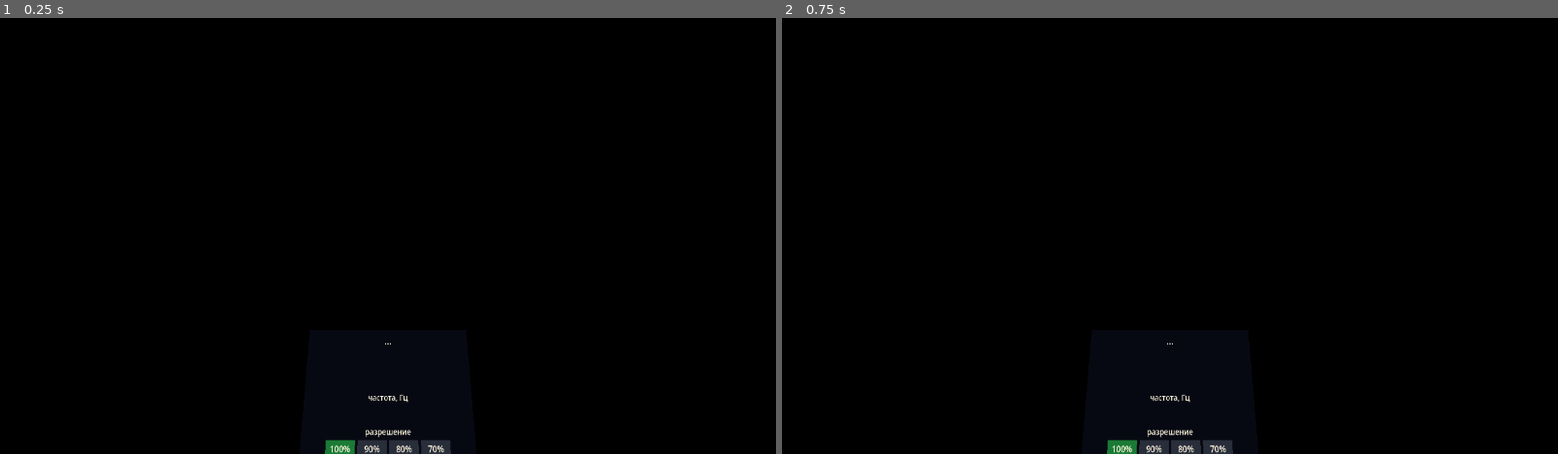
Above: before the commit, frames 1-2 (left to right).
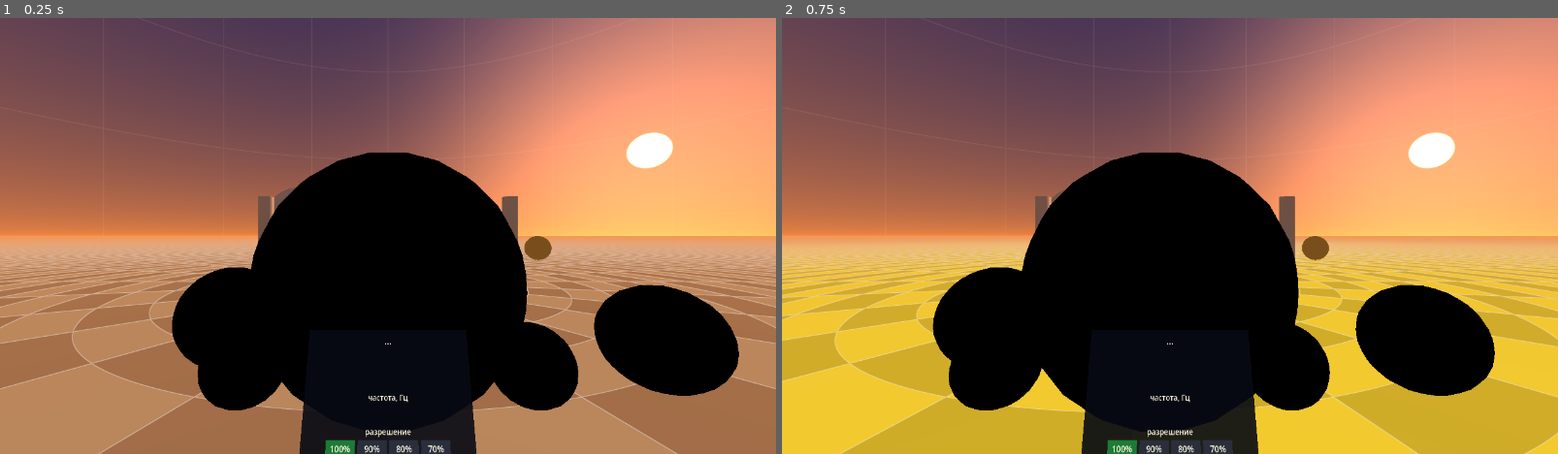
Above: after the commit, the same moments.

Repository: pomid0rko0/steam-frame-wromhole
Game: Godot game, scene res://main.tscn
Two runs of this game, one before a commit and one after it. Both use one fixed random seed, a clock stepped at 60 frames per second and the inputs below.
Inputs (mouse positions are in pixels of both pictures, inside the frame that each line leads up to):
- Up to frame 1 (0.25 s): no input
- Up to frame 2 (0.75 s): tap Enter at 0.5 s; move the mouse to (1340, 214) at 0.52 s; hold D from 0.53 s (still down); hold G from 0.53 s (still down); click (1340, 214) at 0.67 s

The runs differ from the first frame. In frame 1, 72% of the frame differs, in the area x 0-100%, y 0-100%; in frame 2, 73%.

Commit message:
The toys' ray tracer only where a toy may be seen: the frame split by the stencil
Spheres around the shell and around this universe's toys (15 cm larger: more than the near
plane) are drawn first and set the stencil; the ray tracer with toys draws only there, the plain
one elsewhere (a second quad, its stencil test the other way; main._param sets the uniforms of
both). It is exact: a ray from an eye in a flat universe goes straight until it enters the shell
or ends, so it meets a toy of that universe only through its bounding sphere, anything else only
through the shell. Both quads take the same rays (the corners' interpolation): the stereo is
untouched. With the head in the curved region (no chart to place the spheres in) the whole view
is marked. The plain quad is made only once there are toys (an unused ray tracer is compiled all
the same and confused tools/adreno_stats.sh).

Model (tools/adreno_cost.sh --toys --split): 4.75 -> 4.61 ms over the 13 poses; at the start
3.67 -> 2.91 (the plain scene 2.66), marked 17% of the view there, 43-74% just outside the edge.
Pictures with and without the split the same (0/255 at 28 poses); tools/test_stereo.sh passes.
Speed check: a seventh way, the toys over the whole view (the panel says what the stencil saves);
other sources' shaders run without any stencil (main.toy_mode TOYS_BARE).

Co-Authored-By: Claude Opus 5.5 <noreply@anthropic.com>
Claude-Session: https://claude.ai/code/session_01XBcdHCx6zAPpdwaGNRG77U

Diff:
--- a/godot/bench.gd
+++ b/godot/bench.gd
@@ -15,7 +15,9 @@
 ## then timed with each of them and this build's own, in a palindrome order (1 2 .. n n .. 2 1:
 ## a slow drift of heat or clock falls on all alike). 72 Hz: a frame that misses its refresh
 ## makes SteamVR step in, and the GPU time then grows by half for reasons of its own.
-## This build's ray tracer is timed six ways (FOVEATIONS): as it always ran, with the 3D scene in
+## This build's ray tracer is timed six ways (FOVEATIONS), and with the demo's toys a seventh,
+## the ray tracer with toys over the whole view, not only where the stencil marks a toy may be seen
+## (main.set_toy_mode): as it always ran, with the 3D scene in
 ## a render pass of its own (what foveation needs, split_pass.gd) but no density map, and with
 ## foveated rendering: SteamVR's map low and high, our own wide and narrow (main.set_foveation).
 ## The others run without foveation.
@@ -80,7 +82,8 @@
 var phase := ""                 # rate, prepare, segments, tour
 var _next := ""                 # the phase after a rate request
 var others: Array = []          # [label, Shader, the Shader with balls or null] from res://shaders/ab/
-var variants: Array = []        # this run's [label, Shader, foveation, split]: others (of the kind
+var variants: Array = []        # this run's [label, Shader, foveation, split, main.toy_mode]:
+                                # others (of the kind
                                 # this build runs: with movable balls or without), then this
                                 # build's (FOVEATIONS)
 var own := 0                    # the variant that is this build as it always ran
@@ -156,14 +159,17 @@
 	own_shader = main.material.shader
 	variants = []
 	# others compared with the same kind: without movable balls, or with them (the demo's toys)
+	# (theirs without the stencil: they have no stencil test)
 	for o in others:
 		if own_shader == main.SHADER_PLAIN:
-			variants.append([o[0], o[1], 0, false])
+			variants.append([o[0], o[1], 0, false, main.TOYS_BARE])
 		elif own_shader == main.SHADER_BALLS and o[2] != null:
-			variants.append([o[0], o[2], 0, false])
+			variants.append([o[0], o[2], 0, false, main.TOYS_BARE])
 	own = variants.size()
 	for f in FOVEATIONS:
-		variants.append([f[0], own_shader, f[1], f[2]])
+		variants.append([f[0], own_shader, f[1], f[2], main.TOYS_SPLIT])
+	if main.balls > 0:
+		variants.append(["this build, toys over the whole view", own_shader, 0, false, main.TOYS_WHOLE])
 	saved_pose = main.get_pose()
 	main.hold = true
 	saved_scale = panel.render_scale
@@ -271,6 +277,7 @@
 ## A variant's ray tracer and foveation.
 func _use(v: Array) -> void:
 	main.material.shader = v[1]
+	main.set_toy_mode(v[4])
 	if main.foveation != v[2] or main.split_pass.enabled != (v[2] > 0 or v[3]):
 		main.set_foveation(v[2], v[3])
 
@@ -333,6 +340,7 @@
 
 func _compared() -> void:
 	main.material.shader = own_shader
+	main.set_toy_mode(main.TOYS_SPLIT)
 	main.set_foveation(panel.foveation)     # the tour runs with the foveation chosen on the panel
 	if variants.size() > 1:
 		# each variant against the first, averaged over the places (geometric mean)
@@ -350,12 +358,15 @@
 		summary.clear()
 		for v in range(own + 1, variants.size()):
 			summary.append("%s %.3f" % [variants[v][0].trim_prefix("this build, "), _ratio(v, own)])
-		print("bench: foveation, on average over the places against this build as it ran: %s" % ", ".join(summary))
+		print("bench: foveation (and the toys over the whole view), on average over the places against this build as it ran: %s" % ", ".join(summary))
 		# on the panel, what each foveation saves: SteamVR low, high, own wide, narrow
 		var pcts := []
-		for v in range(own + 2, variants.size()):
+		for v in range(own + 2, own + FOVEATIONS.size()):
 			pcts.append("%+d" % roundi(100.0 * (_ratio(v, own) - 1.0)))
 		parts.append("фовеация %s%%" % "/".join(pcts))
+		# and what the stencil saves: the toys' ray tracer over the whole view against split
+		if variants.size() > own + FOVEATIONS.size():
+			parts.append("трафарет %+d%%" % roundi(100.0 * (1.0 / _ratio(own + FOVEATIONS.size(), own) - 1.0)))
 		verdict = " · ".join(parts)
 	if with_tour and panel.xr != null:
 		_show("замер: теперь 120 Гц, глаза закрыты")
@@ -480,6 +491,7 @@
 	counting = false
 	phase = ""
 	main.material.shader = own_shader
+	main.set_toy_mode(main.TOYS_SPLIT)
 	main.set_foveation(panel.foveation)
 	main.hold = false
 	main.set_pose(saved_pose)
--- a/godot/main.gd
+++ b/godot/main.gd
@@ -48,6 +48,11 @@
 const SHADER_ARROWS := preload("res://shaders/wormhole_arrows.gdshader")      # set_gravity_view 2
 const SHADER_BALLS_GRAVITY := preload("res://shaders/wormhole_balls_gravity.gdshader")   # with balls
 const SHADER_BALLS_ARROWS := preload("res://shaders/wormhole_balls_arrows.gdshader")
+# the pixels whose rays may meet a toy (_update_proxies), and all of them
+const SHADER_MARK := preload("res://shaders/stencil_mark.gdshader")
+const SHADER_MARK_ALL := preload("res://shaders/stencil_mark_all.gdshader")
+const PROXY_MARGIN := 0.15      # m around each sphere: more than the near plane (camera.near)
+const PROXY_SLACK := 1.06       # the proxy mesh's faces lie inside its sphere: grown by this
 const GRAVITY_VIEWS := ["off", "floor", "floor and arrows"]
 const FOVEATION_LEVELS := 3          # the runtime's levels: low, medium, high (set_foveation)
 # Our own density maps (set_foveation 4 and 5), each eye alike, centred: rings out from where the
@@ -81,7 +86,20 @@
 var xr_view: SubViewport       # XR renders here, so the desktop window gets no mirror image
 var origin: XROrigin3D
 var camera: XRCamera3D
-var material: ShaderMaterial
+var material: ShaderMaterial    # the ray tracer: with the toys where there are any, else the plain one
+# With toys, the plain ray tracer draws where no ray can meet one (a quad of its own, its stencil
+# test the other way): the one with toys holds more registers and costs more even where it finds
+# nothing (README, «Мячи и кубы»).
+var plain_material: ShaderMaterial
+var plain_quad: MeshInstance3D
+var proxies: MultiMeshInstance3D    # spheres around the shell and this universe's toys (play space)
+var mark_all: MeshInstance3D        # the whole view instead
+# how the toys' ray tracer is given its pixels: TOYS_SPLIT by the stencil (the plain one elsewhere),
+# TOYS_WHOLE the whole view marked, TOYS_BARE no stencil at all (for a ray tracer without the
+# stencil test: other sources' in the speed check)
+enum {TOYS_BARE, TOYS_WHOLE, TOYS_SPLIT}
+var toy_mode := TOYS_SPLIT
+var toy_spheres := [PackedVector4Array(), PackedVector4Array()]   # per universe A, B: the toys' chart spheres
 
 # feet on the floor + transported play-space axes [x, y(up), z(back)]
 var foot_l: float
@@ -182,9 +200,10 @@
 
 	material = ShaderMaterial.new()
 	material.shader = SHADER_PLAIN
-	material.set_shader_parameter("wh_rho0", space.rho0)
-	material.set_shader_parameter("wh_h", space.h)
-	material.set_shader_parameter("wh_fillet", space.fillet)
+	plain_material = ShaderMaterial.new()       # its shader only with toys (_pick_shader)
+	_param("wh_rho0", space.rho0)
+	_param("wh_h", space.h)
+	_param("wh_fillet", space.fillet)
 	_upload_fillet_table()
 	_upload_gravity()
 	_upload_scene()
@@ -196,6 +215,7 @@
 	quad.extra_cull_margin = 16384.0
 	quad.position = Vector3(0.0, 0.0, -1.0)
 	camera.add_child(quad)
+	_add_proxies()
 
 	if not in_xr:
 		camera.position = Vector3(0.0, DESKTOP_HEAD_HEIGHT, 0.0)
@@ -330,7 +350,7 @@
 	var pix := _pixel_angle()
 	if pix != pixel_angle:
 		pixel_angle = pix
-		material.set_shader_parameter("wh_pix", pix)
+		_param("wh_pix", pix)
 	if moved:
 		# the controls moved the world against the room; physical walking does not
 		_update_chart_map()
@@ -346,10 +366,11 @@
 	var hf: Array = hp[2]
 	if view_pitch != 0.0 or view_roll != 0.0:
 		hf = _tilt(hf, deg_to_rad(view_pitch), deg_to_rad(view_roll))
-	material.set_shader_parameter("head_l", hp[0])
-	material.set_shader_parameter("head_n", hp[1])
-	material.set_shader_parameter("head_f", PackedVector4Array(hf))
-	material.set_shader_parameter("head_pos", head.origin)
+	_param("head_l", hp[0])
+	_param("head_n", hp[1])
+	_param("head_f", PackedVector4Array(hf))
+	_param("head_pos", head.origin)
+	_update_proxies(hp[0], hp[1], hf, head.origin)
 
 
 func _on_recentered() -> void:
@@ -704,9 +725,9 @@
 	for i in 4:
 		none_pil.append(Vector4(0.0, 0.0, 0.001, -1.0))       # no height
 		none_box.append(Vector4(0.0, 0.0, -100.0, 0.5))
-	material.set_shader_parameter("wh_sph", none_sph)
-	material.set_shader_parameter("wh_pil", none_pil)
-	material.set_shader_parameter("wh_box", none_box)
+	_param("wh_sph", none_sph)
+	_param("wh_pil", none_pil)
+	_param("wh_box", none_box)
 
 
 ## Foveated rendering: the edges of each eye's picture are rendered coarser. level 0 is off,
@@ -857,6 +878,19 @@
 	material.set_shader_parameter("wh_cubeCol", cc)
 	material.set_shader_parameter("wh_nCube", nc)
 	material.set_shader_parameter("wh_cIdx", oc[1])
+	# each universe's toys as spheres in its chart (the stencil's proxies, _update_proxies)
+	toy_spheres = [PackedVector4Array(), PackedVector4Array()]
+	for k in 2:
+		var lo: int = 0 if k == 0 else ob[1].z
+		var hi: int = ob[1].y if k == 0 else n
+		for i in range(lo, hi):
+			if fb[i].w > 0.0:
+				toy_spheres[k].append(Vector4(fb[i].x, fb[i].y, fb[i].z, sqrt(fb[i].w)))
+		lo = 0 if k == 0 else oc[1].z
+		hi = oc[1].y if k == 0 else nc
+		for i in range(lo, hi):
+			var C: Vector4 = cp[i]
+			toy_spheres[k].append(Vector4(C.x if k == 0 else -C.x, C.y, C.z, 2.0 * cc[i].w))
 	# the bounding spheres per flat universe: balls a sheet w = side h cuts, cubes the same (half
 	# diagonal 2 half)
 	var bounds := PackedVector4Array()
@@ -922,19 +956,131 @@
 ## wormhole_balls_arrows.gdshader).
 func set_gravity_view(view: int) -> void:
 	gravity_view = clampi(view, 0, GRAVITY_VIEWS.size() - 1)
-	material.set_shader_parameter("wh_pix", _pixel_angle())
+	_param("wh_pix", _pixel_angle())
 	_pick_shader()
 	if perf:
 		perf._paint()
 	print("gravity view: ", GRAVITY_VIEWS[gravity_view])
 
 
-## The ray tracer for what is on: the gravity view, movable balls, or neither.
+## The ray tracer for what is on: the gravity view, movable balls, or neither. With balls, the
+## plain one of the same view draws where none can be seen.
 func _pick_shader() -> void:
+	var plain: Shader = [SHADER_PLAIN, SHADER_GRAVITY, SHADER_ARROWS][gravity_view]
 	if balls > 0:
 		material.shader = [SHADER_BALLS, SHADER_BALLS_GRAVITY, SHADER_BALLS_ARROWS][gravity_view]
+		plain_material.shader = plain
+		if plain_quad == null:
+			# made once there are toys: an unused ray tracer would be compiled all the same
+			plain_quad = MeshInstance3D.new()
+			var q := QuadMesh.new()
+			q.size = Vector2(2.0, 2.0)
+			plain_quad.mesh = q
+			plain_quad.material_override = plain_material
+			plain_quad.extra_cull_margin = 16384.0
+			plain_quad.position = Vector3(0.0, 0.0, -1.0)
+			camera.add_child(plain_quad)
 	else:
-		material.shader = [SHADER_PLAIN, SHADER_GRAVITY, SHADER_ARROWS][gravity_view]
+		material.shader = plain
+
+
+## A uniform both ray tracers read.
+func _param(name: StringName, value: Variant) -> void:
+	material.set_shader_parameter(name, value)
+	plain_material.set_shader_parameter(name, value)
+
+
+## The stencil's proxies (stencil_mark.gdshader): drawn before the ray tracers (render priority
+## -1), they mark the pixels whose rays may meet a movable ball or cube. A ray from an eye in a
+## flat universe goes straight until it enters the shell or ends: it meets one of that universe's
+## toys only through the toy's bounding sphere, and anything else only through the shell. So
+## spheres around the shell and around this universe's toys, PROXY_MARGIN larger (an eye just
+## inside one, where the near plane clips its near side, still has its far side), drawn from both
+## sides (an eye inside a sphere sees its inside). With the head in the curved region there is no
+## chart to place them in: the whole view is marked.
+func _add_proxies() -> void:
+	var mark := ShaderMaterial.new()
+	mark.shader = SHADER_MARK
+	mark.render_priority = -1
+	var sphere := SphereMesh.new()
+	sphere.radius = 1.0
+	sphere.height = 2.0
+	sphere.radial_segments = 24
+	sphere.rings = 12
+	var mm := MultiMesh.new()
+	mm.transform_format = MultiMesh.TRANSFORM_3D
+	mm.mesh = sphere
+	mm.instance_count = 1 + 12 + 6
+	mm.visible_instance_count = 0
+	proxies = MultiMeshInstance3D.new()
+	proxies.multimesh = mm
+	proxies.material_override = mark
+	proxies.extra_cull_margin = 16384.0
+	proxies.visible = false
+	origin.add_child(proxies)
+	var all := ShaderMaterial.new()
+	all.shader = SHADER_MARK_ALL
+	all.render_priority = -1
+	mark_all = MeshInstance3D.new()
+	var q := QuadMesh.new()
+	q.size = Vector2(2.0, 2.0)
+	mark_all.mesh = q
+	mark_all.material_override = all
+	mark_all.extra_cull_margin = 16384.0
+	mark_all.position = Vector3(0.0, 0.0, -1.0)
+	mark_all.visible = false
+	camera.add_child(mark_all)
+
+
+## Each frame: the proxies placed in the room from where the head is (as the ray tracer places
+## the eyes: in a flat universe the play-space offset from the head along the head's frame), or
+## the whole view marked.
+func _update_proxies(l: float, n: Vector3, hf: Array, head_pos: Vector3) -> void:
+	var split := balls > 0 and toy_mode == TOYS_SPLIT and absf(l) > space.L
+	proxies.visible = split
+	if plain_quad:
+		plain_quad.visible = split
+	mark_all.visible = balls > 0 and not split and toy_mode != TOYS_BARE
+	if not split:
+		return
+	var side := 1.0 if l > 0.0 else -1.0
+	var ch := space.chart_position(l, n)
+	# the chart directions of the play axes (the head's frame, as (U_l, u))
+	var v := []
+	for k in 3:
+		var U: Vector4 = hf[k]
+		var d := side * U.x * n + Vector3(U.y, U.z, U.w)
+		if side < 0.0:
+			d.x = -d.x
+		v.append(d)
+	# chart -> play: head_pos + (d . v_k)_k for d = X - ch
+	var B := Basis(v[0], v[1], v[2]).transposed()
+	var to_play := Transform3D(B, head_pos - B * ch)
+	var mm := proxies.multimesh
+	var count := 0
+	for s in proxy_spheres(l):
+		var r := s.w * PROXY_SLACK
+		mm.set_instance_transform(count, to_play * Transform3D(Basis.from_scale(Vector3(r, r, r)), Vector3(s.x, s.y, s.z)))
+		count += 1
+	mm.visible_instance_count = count
+
+
+## The proxies as spheres in the chart of the universe at l (centre, radius with the margin): the
+## shell and that universe's toys; none where the whole view is marked (tools/adreno_cost.py
+## --split models the split with them).
+func proxy_spheres(l: float) -> PackedVector4Array:
+	var out := PackedVector4Array()
+	if balls == 0 or toy_mode != TOYS_SPLIT or absf(l) <= space.L:
+		return out
+	out.append(Vector4(0.0, 0.0, 0.0, space.Rout + PROXY_MARGIN))
+	for s in toy_spheres[0 if l > 0.0 else 1]:
+		out.append(Vector4(s.x, s.y, s.z, s.w + PROXY_MARGIN))
+	return out
+
+
+## How the ray tracer with toys gets its pixels (toy_mode; the speed check times each).
+func set_toy_mode(mode: int) -> void:
+	toy_mode = mode
 
 
 ## A pixel's angle in the middle of the view, radians (soft edges of the gravity arrows and the
@@ -952,10 +1098,10 @@
 ## (WormholeSpace.gravity_shader). A change of the throat's shape needs them again.
 func _upload_gravity() -> void:
 	var g := space.gravity_shader()
-	material.set_shader_parameter("grav_cyl", g.cyl)
-	material.set_shader_parameter("grav_g", PackedVector4Array(g.g))
-	material.set_shader_parameter("grav_d", PackedVector4Array(g.d))
-	material.set_shader_parameter("wh_pix", _pixel_angle())
+	_param("grav_cyl", g.cyl)
+	_param("grav_g", PackedVector4Array(g.g))
+	_param("grav_d", PackedVector4Array(g.d))
+	_param("wh_pix", _pixel_angle())
 
 
 ## With the feet in the flat part of sheet A, chart coordinates and the play space differ by a
@@ -995,10 +1141,10 @@
 ## of the throat's shape needs them again.
 func _upload_fillet_table() -> void:
 	var tab := space.fillet_table()
-	material.set_shader_parameter("wh_tab", ImageTexture.create_from_image(tab.image))
-	material.set_shader_parameter("wh_tabLo", tab.lo)
-	material.set_shader_parameter("wh_tabInv", tab.inv)
-	material.set_shader_parameter("wh_tabReg", tab.reg)
+	_param("wh_tab", ImageTexture.create_from_image(tab.image))
+	_param("wh_tabLo", tab.lo)
+	_param("wh_tabInv", tab.inv)
+	_param("wh_tabReg", tab.reg)
 
 
 ## Static objects come from scene.json, the same file the tests read.
@@ -1008,7 +1154,7 @@
 		for r in rows:
 			out.append(Vector4(r[0], r[1], r[2], r[3]))
 		return out
-	material.set_shader_parameter("wh_sph", to_v4.call(scene["spheres_A"] + scene["spheres_B"]))
-	material.set_shader_parameter("wh_pil", to_v4.call(scene["pillars_A"]))
-	material.set_shader_parameter("wh_box", to_v4.call(scene["boxes_B"]))
-	material.set_shader_parameter("wh_nBall", 0)
+	_param("wh_sph", to_v4.call(scene["spheres_A"] + scene["spheres_B"]))
+	_param("wh_pil", to_v4.call(scene["pillars_A"]))
+	_param("wh_box", to_v4.call(scene["boxes_B"]))
+	_param("wh_nBall", 0)
--- /dev/null
+++ b/godot/shaders/stencil_mark.gdshader
@@ -0,0 +1,11 @@
+shader_type spatial;
+render_mode unshaded, cull_disabled, depth_test_disabled, depth_draw_never, fog_disabled;
+stencil_mode write, compare_always, 1;
+
+// The pixels whose rays may meet a movable ball or cube (main.gd, _update_proxies): drawn first
+// (render priority -1) over spheres around the shell and around this universe's toys, it sets the
+// stencil there. The ray tracer with the toys then runs only there (its stencil test: equal 1),
+// the plain one elsewhere (not equal 1). Its colour is drawn over by one of the two.
+void fragment() {
+	ALBEDO = vec3(0.0);
+}
--- /dev/null
+++ b/godot/shaders/stencil_mark_all.gdshader
@@ -0,0 +1,13 @@
+shader_type spatial;
+render_mode unshaded, cull_disabled, depth_test_disabled, depth_draw_never, skip_vertex_transform, fog_disabled;
+stencil_mode write, compare_always, 1;
+
+// stencil_mark.gdshader over the whole view: the ray tracer with the toys everywhere (the head in
+// the curved region, where no chart maps it to the room, or the split turned off).
+void vertex() {
+	POSITION = vec4(VERTEX.xy, 1.0, 1.0);
+}
+
+void fragment() {
+	ALBEDO = vec3(0.0);
+}
--- a/godot/shaders/wormhole.gdshader
+++ b/godot/shaders/wormhole.gdshader
@@ -1,5 +1,7 @@
 shader_type spatial;
 render_mode unshaded, cull_disabled, depth_test_disabled, depth_draw_never, skip_vertex_transform, fog_disabled;
+// where no movable ball or cube can be seen (stencil_mark.gdshader)
+stencil_mode read, compare_not_equal, 1;
 
 // The ray tracer for scenes without movable balls (wh_nBall = 0): the balls' code is left out.
 // It needs registers even where no ray runs it, and the GPU then runs fewer pixels at once.
--- a/godot/shaders/wormhole_arrows.gdshader
+++ b/godot/shaders/wormhole_arrows.gdshader
@@ -1,5 +1,7 @@
 shader_type spatial;
 render_mode unshaded, cull_disabled, depth_test_disabled, depth_draw_never, skip_vertex_transform, fog_disabled;
+// where no movable ball or cube can be seen (stencil_mark.gdshader)
+stencil_mode read, compare_not_equal, 1;
 
 // The gravity view with arrows (main.set_gravity_view 2): wormhole_gravity.gdshader and arrows of
 // the field on the vertical surface through the wormhole that faces the start (x = 0).
--- a/godot/shaders/wormhole_balls.gdshader
+++ b/godot/shaders/wormhole_balls.gdshader
@@ -1,5 +1,7 @@
 shader_type spatial;
 render_mode unshaded, cull_disabled, depth_test_disabled, depth_draw_never, skip_vertex_transform, fog_disabled;
+// only where a movable ball or cube may be seen (stencil_mark.gdshader)
+stencil_mode read, compare_equal, 1;
 
 // The ray tracer with movable balls (wh_ball, wh_ballCol, wh_nBall) and cubes (wh_cube, wh_cubeE,
 // wh_cubeCol, wh_nCube).
--- a/godot/shaders/wormhole_balls_arrows.gdshader
+++ b/godot/shaders/wormhole_balls_arrows.gdshader
@@ -1,5 +1,7 @@
 shader_type spatial;
 render_mode unshaded, cull_disabled, depth_test_disabled, depth_draw_never, skip_vertex_transform, fog_disabled;
+// only where a movable ball or cube may be seen (stencil_mark.gdshader)
+stencil_mode read, compare_equal, 1;
 
 // The ray tracer with movable balls and cubes (wormhole_balls.gdshader) and the floor coloured by gravity and the arrows of its field (main.set_gravity_view 2).
 #define WH_GRAVITY
--- a/godot/shaders/wormhole_balls_gravity.gdshader
+++ b/godot/shaders/wormhole_balls_gravity.gdshader
@@ -1,5 +1,7 @@
 shader_type spatial;
 render_mode unshaded, cull_disabled, depth_test_disabled, depth_draw_never, skip_vertex_transform, fog_disabled;
+// only where a movable ball or cube may be seen (stencil_mark.gdshader)
+stencil_mode read, compare_equal, 1;
 
 // The ray tracer with movable balls and cubes (wormhole_balls.gdshader) and the floor coloured by gravity (main.set_gravity_view 1).
 #define WH_GRAVITY
--- a/godot/shaders/wormhole_gravity.gdshader
+++ b/godot/shaders/wormhole_gravity.gdshader
@@ -1,5 +1,7 @@
 shader_type spatial;
 render_mode unshaded, cull_disabled, depth_test_disabled, depth_draw_never, skip_vertex_transform, fog_disabled;
+// where no movable ball or cube can be seen (stencil_mark.gdshader)
+stencil_mode read, compare_not_equal, 1;
 
 // The gravity view's floor (main.set_gravity_view 1): the plain ray tracer (no movable balls, the
 // fillet table) with the floor coloured by the strength of gravity. A shader of its own, as is the
--- a/godot/tests/bench_test.gd
+++ b/godot/tests/bench_test.gd
@@ -53,6 +53,9 @@
 			if main.material.shader != v[1]:
 				check("the segment's shader", false, b.plan[b.step][1])
 				started = false
+			if main.toy_mode != v[4]:
+				check("the segment's stencil split", false, b.plan[b.step][1])
+				started = false
 			if main.foveation != v[2] or main.split_pass.enabled != (v[2] > 0 or v[3]):
 				check("the segment's foveation", false, "%d %s" % [main.foveation, main.split_pass.enabled])
 				started = false
@@ -64,11 +67,13 @@
 				for v in r:
 					all_timed = all_timed and v.size() == (2 if b.variants.size() > 1 else 1)
 			check("every segment timed", all_timed, "%d ray tracers" % b.variants.size())
-			check("all the others in it, this build six ways", b.variants.size() == b.others.size() + b.FOVEATIONS.size())
+			# this build six ways, and with toys a seventh: over the whole view
+			check("all the others in it, this build six (seven) ways", b.variants.size() == b.others.size()
+					+ b.FOVEATIONS.size() + (1 if main.balls > 0 else 0))
 			var p: Array = main.get_pose()
 			check("back where it stood", absf(p[0] - pose_before[0]) < 1e-4 and p[1].is_equal_approx(pose_before[1])
 					and p[2][2].is_equal_approx(pose_before[2][2]), "l %.3f" % p[0])
-			check("this build's shader back", main.material.shader == shader_before)
+			check("this build's shader back", main.material.shader == shader_before and main.toy_mode == main.TOYS_SPLIT)
 			check("the foveation back (off)", main.foveation == 0 and not main.split_pass.enabled)
 			check("the panel shows the foveation's result", main.perf.bench_text.contains("фовеация"), main.perf.bench_text)
 			print("PASS" if ok else "FAIL")
--- a/godot/tests/emu_dump.gd
+++ b/godot/tests/emu_dump.gd
@@ -49,6 +49,7 @@
 	frames += 1
 	if frames == 1 and shader_path != "":
 		main.material.shader = load(shader_path)
+		main.set_toy_mode(main.TOYS_BARE)    # another source's: no stencil test, the whole view
 	if frames == 2:
 		if toys:
 			# the demo after the throw and the drop, all of it at rest, then held still
@@ -94,9 +95,24 @@
 			"size": [img.get_width(), img.get_height()],
 			"shader": m.shader.resource_path,
 			"uniforms": _uniforms(m),
+			# the stencil's proxies (main._update_proxies), chart spheres of the head's universe, or
+			# none (the whole view marked, or no toys)
+			"proxies": _proxies(),
 		})
 		i += 1
 	return false
+
+
+func _proxies() -> Array:
+	var out := []
+	if main.balls > 0:
+		for s in main.proxy_spheres(m_head_l()):
+			out.append(_v4(s))
+	return out
+
+
+func m_head_l() -> float:
+	return main.material.get_shader_parameter("head_l")
 
 
 ## The material's values of the uniforms the cost model needs, as numbers and lists.
Not shown, added: godot/shaders/stencil_mark.gdshader.uid
Not shown, added: godot/shaders/stencil_mark_all.gdshader.uid
Not shown, changed: tools/adreno_cost.py
Not shown, changed: tools/adreno_cost.sh
